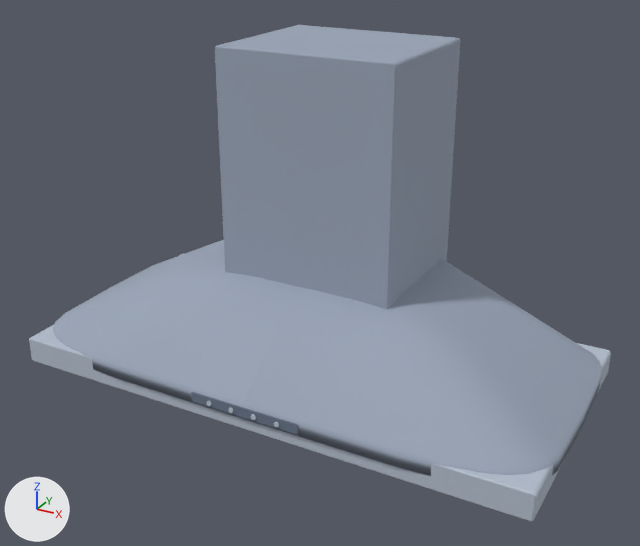
Two versions of the glTF model homeos/frontend/public/static/3d-studio/models/rangehood.glb, one commit apart.
Camera for both pictures: a camera (50 mm lens) standing at (0.646, -1.158, 0.773) and looking at (0.022, -0.023, 0.205). Arrows for +X, +Y and +Z are at lower left; the lights stay in place. The first picture is the older version. Where no turn or scale is listed for an object, it has been applied to the vertices.

Objects in the first picture: 'body', 'dark', 'soft' and 1 more.
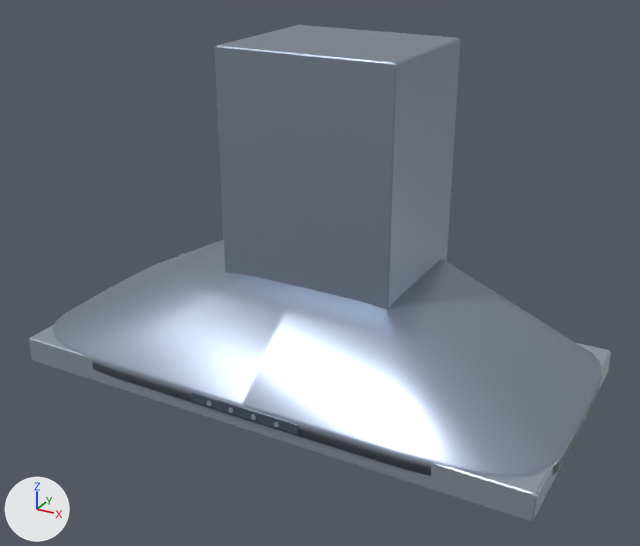
The change in detail:
In material 'rangehood-candidate-body' (mat_rangehood_candidate_body), roughness goes from 0.82 to 0.32.
In material 'rangehood-candidate-body' (mat_rangehood_candidate_body), metallic goes from 0.0 to 0.72.
In material 'rangehood-candidate-soft' (mat_rangehood_candidate_soft), metallic goes from 0.0 to 0.72.
In material 'rangehood-candidate-dark' (mat_rangehood_candidate_dark), metallic goes from 0.0 to 0.72.

Pixel boxes [x1, y1, x2, y2] of what changed, in the pictures (640 x 546 px):
'body', surface changed: [53, 25, 601, 476] in both
'soft', surface changed: [29, 254, 611, 521] in both
'dark', surface changed (darker): [191, 392, 298, 435] in both
